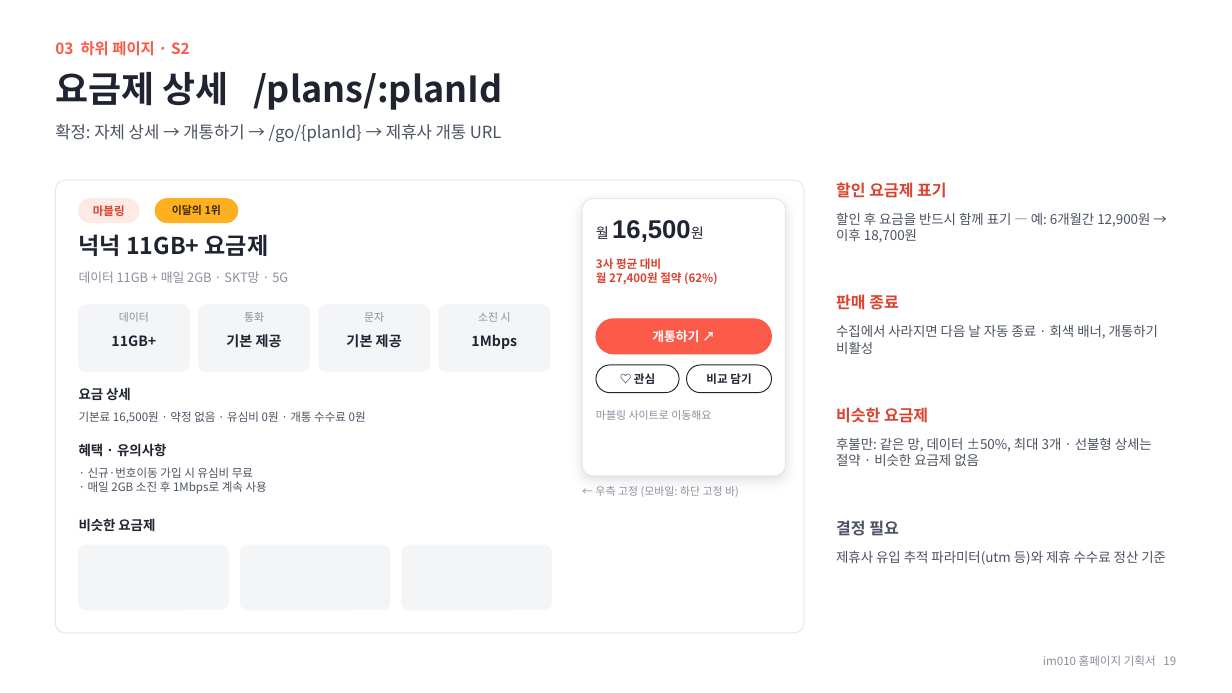
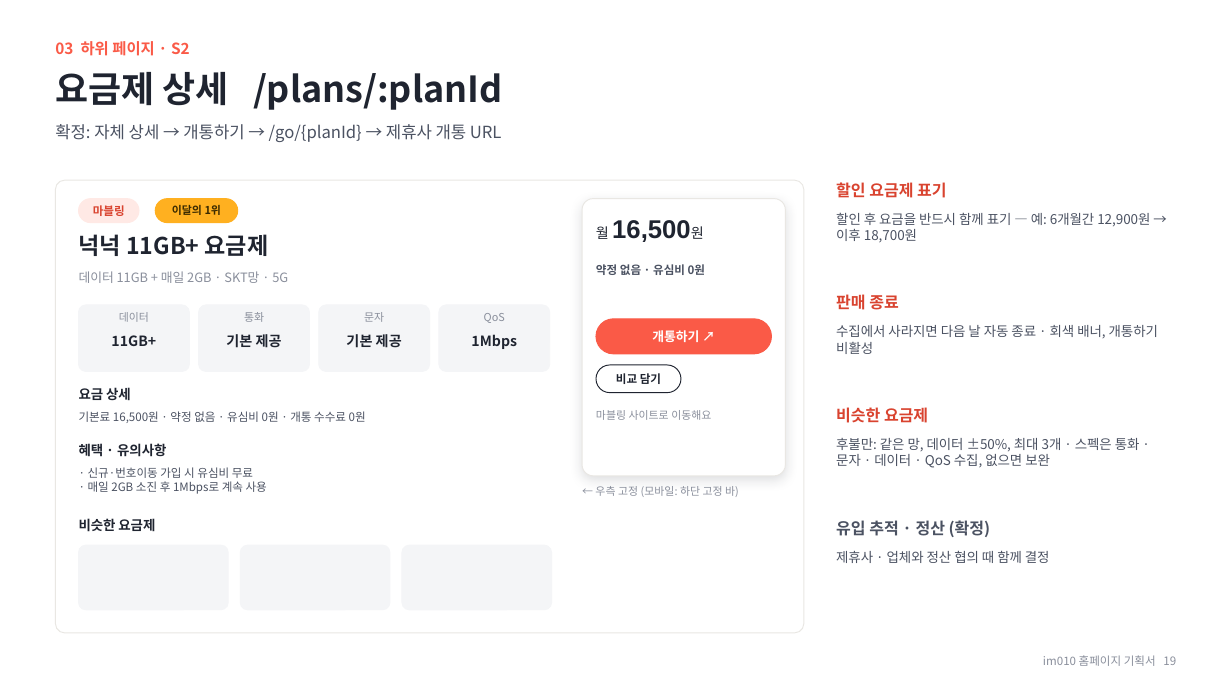
Before and after one commit to chlee-oss/im010, a slide deck: slide 19 of im010_기획서.pptx. Drawn at 1232x693 pixels with LibreOffice and Linux fonts; fonts in the diff are those of the drawing. Boxes give left, top, right and bottom in pixels: in the first picture for what was removed or moved away, otherwise in the second. Text is boxed around its words. In the diff, an @@ line names an element or a change of style, - is before the commit and + after.

```diff
--- a/im010_기획서.pptx
+++ b/im010_기획서.pptx
@@ text at [596,264,705,275]: text changed; text colour #D9432F to #4B5262 @@
-3사 평균 대비
-월 27,400원 절약 (62%)
+약정 없음 · 유심비 0원
@@ text at [484,313,505,323]: text changed @@
-소진 시
+QoS
@@ rounded rectangle "비교 담기": place and size @@
-rounded rectangle "비교 담기" at [687,365,772,393]
+rounded rectangle "비교 담기" at [596,365,681,393]
@@ rounded rectangle removed at [596,365,679,393] @@
-♡ 관심
@@ text at [836,438,1140,468]: text changed @@
-후불만: 같은 망, 데이터 ±50%, 최대 3개 · 선불형 상세는 절약 · 비슷한 요금제 없음
+후불만: 같은 망, 데이터 ±50%, 최대 3개 · 스펙은 통화 · 문자 · 데이터 · QoS 수집, 없으면 보완
@@ text at [836,520,991,537]: text changed; size 10.5 to 12.5 pt; bold on @@
-제휴사 유입 추적 파라미터(utm 등)와 제휴 수수료 정산 기준
+유입 추적 · 정산 (확정)
@@ text at [836,550,1050,563]: text changed; size 12.5 to 10.5 pt; bold off @@
-결정 필요
+제휴사 · 업체와 정산 협의 때 함께 결정
```
Also in this commit, not shown: 24 other slides changed, 3 other files.
